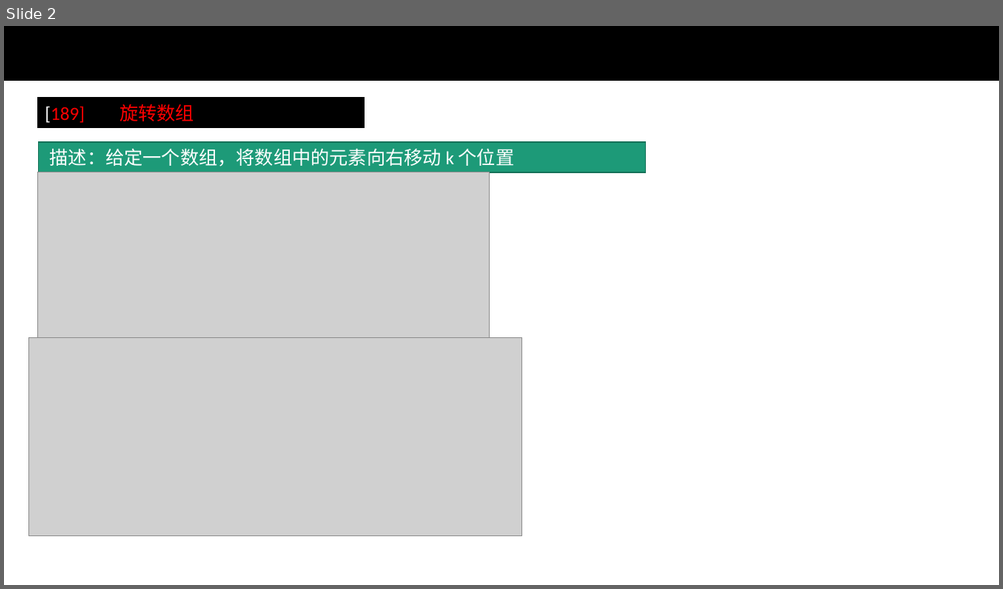
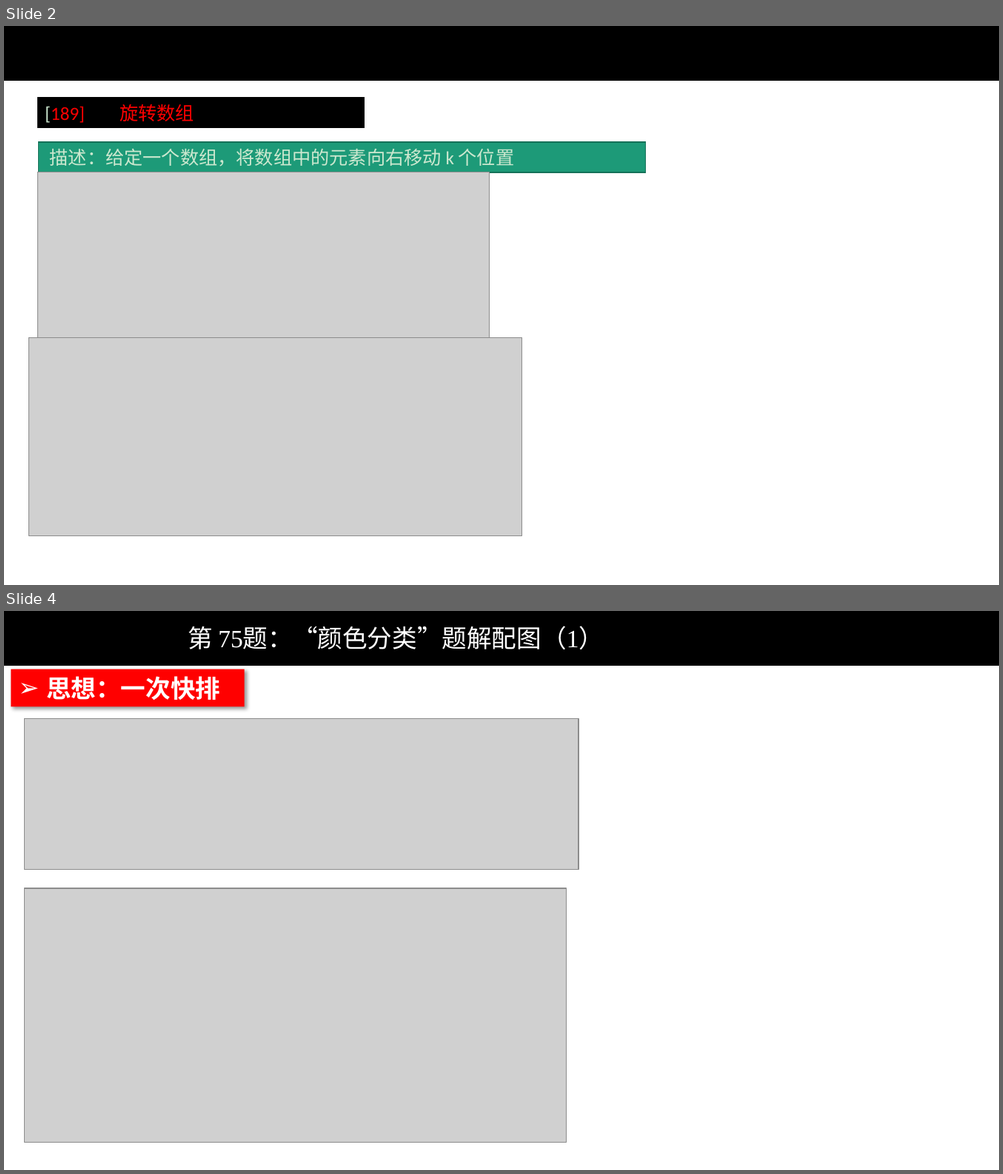
Before and after one commit to wangcy6/leetcode, a slide deck: ppt/leetcode.pptx. Shown one above the other, each under a label of ours: slide 2 before the commit, slides 2 and 4 after it; the slides between them are not shown. The pictures are 1003x589 and 1003x1174 pixels, drawn with LibreOffice and Linux fonts; fonts in the diff are those of the drawing; grey boxes stand for pictures; background and template pictures are left out. Boxes give left, top, right and bottom in pixels: in the first picture for what was removed or moved away, otherwise in the second. Text is boxed around its words. In the diff, an @@ line names an element or a change of style, - is before the commit and + after.

```diff
--- a/ppt/leetcode.pptx
+++ b/ppt/leetcode.pptx
@@ slide 4 added at bbox=[4, 611, 999, 1170], background #CCE8CF; not listed: 1 template element that a slide beside it also shows @@
@@ text added at bbox=[188, 626, 603, 649], 24 pt, text #CCE8CF @@
+第 75题：“颜色分类”题解配图（1）
@@ rectangle added at bbox=[11, 669, 244, 706], fill #FF0000, 24 pt, text #CCE8CF, bold @@
+➢ 思想：一次快排
@@ picture added at bbox=[24, 718, 578, 870] @@
@@ picture added at bbox=[24, 889, 566, 1143] @@
@@ slide 2 changed as well @@
@@ background #FFFFFF to #CCE8CF @@
@@ rectangle "[189] 旋转数组" at bbox=[37, 98, 364, 127]: text colour #FFFFFF to #CCE8CF in "[189]" @@
@@ rectangle "描述：给定一个数组，将数组中的元素向右移动 k 个位置" at bbox=[38, 142, 646, 173]: text colour #FFFFFF to #CCE8CF @@
```
Also in this commit, not shown: 1 other slide changed, 2 other slides added, 3 other files.
